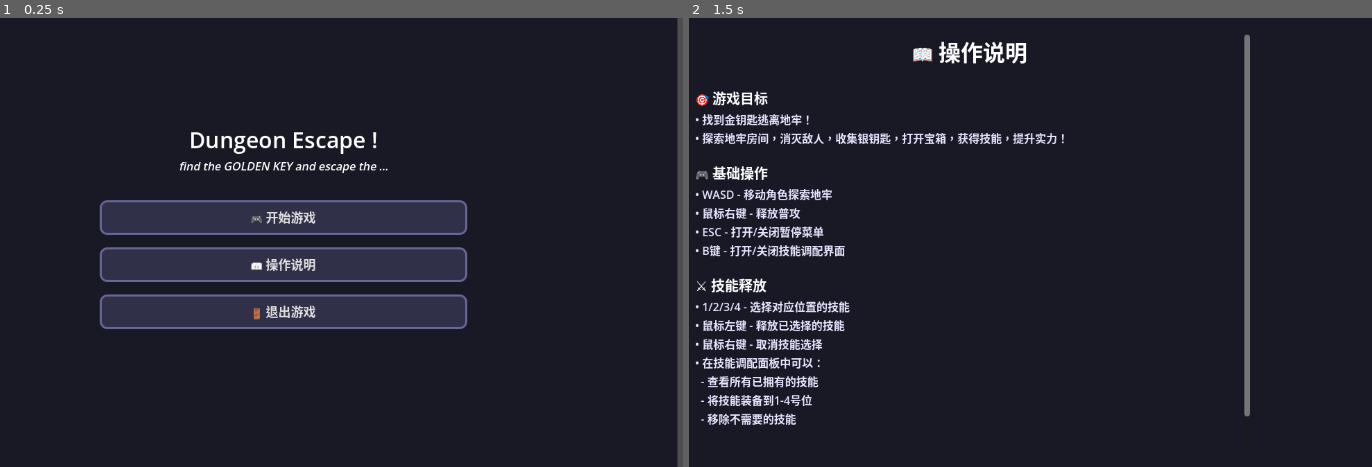
Above: before the commit, frames 1-2 (left to right).
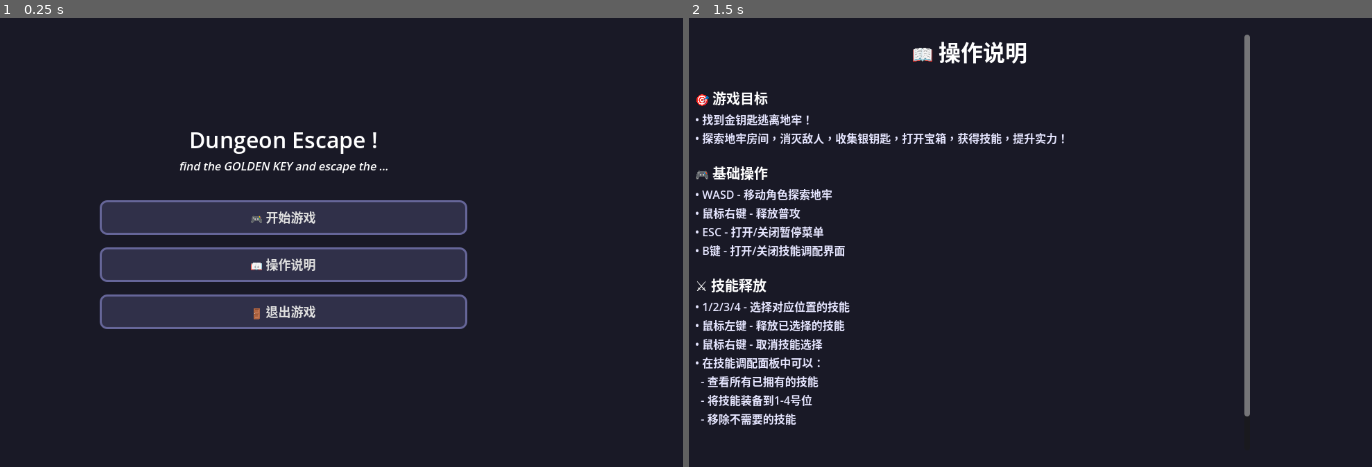
Above: after the commit, the same moments.

Repository: BXy213/Dungeon
Game: Godot game, scene res://Scenes/MainScene.tscn
The game is run twice, just before and just after one commit, with the same random seed, the same clock (stepped at 60 frames per second) and the same inputs.
Inputs (mouse positions are in pixels of both pictures, inside the frame that each line leads up to):
- Up to frame 1 (0.25 s): no input
- Up to frame 2 (1.5 s): click "📖 操作说明" at 0.5 s; tap Enter at 1.25 s; move the mouse to (1146, 220) at 1.27 s; hold D (move_right) from 1.28 s (still down); tap B at 1.35 s; click (1146, 220) at 1.42 s

The runs differ from the first frame. In frame 1, 0.9% of the frame differs, in the area x 99-100%, y 0-100%; in frame 2, nothing differs.

Commit message:
chore: Update .gitignore and MainScene layout for improved tracking and organization
Refine .gitignore to exclude all markdown files in the docs directory except for PROJECT_CONTEXT.md and PROJECT_SNAPSHOT.md. Update MainScene.tscn to include unique IDs for nodes, enhancing scene organization and management.

Diff:
--- a/Scenes/MainScene.tscn
+++ b/Scenes/MainScene.tscn
@@ -14,7 +14,7 @@
 corner_radius_bottom_right = 10
 corner_radius_bottom_left = 10
 
-[node name="MainMenu" type="Control"]
+[node name="MainMenu" type="Control" unique_id=1082201707]
 layout_mode = 3
 anchors_preset = 15
 anchor_right = 1.0
@@ -23,18 +23,16 @@
 grow_vertical = 2
 script = ExtResource("1_main_menu")
 
-[node name="Background" type="ColorRect" parent="."]
+[node name="Background" type="ColorRect" parent="." unique_id=1778296646]
 layout_mode = 1
 anchors_preset = 15
 anchor_right = 1.0
 anchor_bottom = 1.0
-offset_left = -8.0
-offset_right = -8.0
 grow_horizontal = 2
 grow_vertical = 2
 color = Color(0.1, 0.1, 0.15, 1)
 
-[node name="VBoxContainer" type="VBoxContainer" parent="."]
+[node name="VBoxContainer" type="VBoxContainer" parent="." unique_id=399429057]
 layout_mode = 1
 anchors_preset = 8
 anchor_left = 0.5
@@ -48,14 +46,14 @@
 grow_horizontal = 2
 grow_vertical = 2
 
-[node name="Title" type="Label" parent="VBoxContainer"]
+[node name="Title" type="Label" parent="VBoxContainer" unique_id=1308193344]
 layout_mode = 2
 theme_override_font_sizes/font_size = 48
 text = "Dungeon Escape !"
 horizontal_alignment = 1
 vertical_alignment = 1
 
-[node name="Subtitle" type="RichTextLabel" parent="VBoxContainer"]
+[node name="Subtitle" type="RichTextLabel" parent="VBoxContainer" unique_id=2027833397]
 custom_minimum_size = Vector2(300, 0)
 layout_mode = 2
 theme_override_font_sizes/normal_font_size = 16
@@ -64,40 +62,40 @@
 fit_content = true
 scroll_active = false
 
-[node name="SpacerTop" type="Control" parent="VBoxContainer"]
+[node name="SpacerTop" type="Control" parent="VBoxContainer" unique_id=1323831754]
 custom_minimum_size = Vector2(0, 30)
 layout_mode = 2
 
-[node name="StartButton" type="Button" parent="VBoxContainer"]
+[node name="StartButton" type="Button" parent="VBoxContainer" unique_id=755254038]
 custom_minimum_size = Vector2(250, 50)
 layout_mode = 2
 theme_override_font_sizes/font_size = 18
 theme_override_styles/normal = SubResource("StyleBoxFlat_1")
 text = "🎮 开始游戏"
 
-[node name="SpacerMiddle" type="Control" parent="VBoxContainer"]
+[node name="SpacerMiddle" type="Control" parent="VBoxContainer" unique_id=1098258191]
 custom_minimum_size = Vector2(0, 10)
 layout_mode = 2
 
-[node name="HelpButton" type="Button" parent="VBoxContainer"]
+[node name="HelpButton" type="Button" parent="VBoxContainer" unique_id=1665835572]
 custom_minimum_size = Vector2(250, 50)
 layout_mode = 2
 theme_override_font_sizes/font_size = 18
 theme_override_styles/normal = SubResource("StyleBoxFlat_1")
 text = "📖 操作说明"
 
-[node name="SpacerMiddle2" type="Control" parent="VBoxContainer"]
+[node name="SpacerMiddle2" type="Control" parent="VBoxContainer" unique_id=1220326188]
 custom_minimum_size = Vector2(0, 10)
 layout_mode = 2
 
-[node name="QuitButton" type="Button" parent="VBoxContainer"]
+[node name="QuitButton" type="Button" parent="VBoxContainer" unique_id=1196911246]
 custom_minimum_size = Vector2(250, 50)
 layout_mode = 2
 theme_override_font_sizes/font_size = 18
 theme_override_styles/normal = SubResource("StyleBoxFlat_1")
 text = "🚪 退出游戏"
 
-[node name="SpacerBottom" type="Control" parent="VBoxContainer"]
+[node name="SpacerBottom" type="Control" parent="VBoxContainer" unique_id=137097813]
 custom_minimum_size = Vector2(0, 20)
 layout_mode = 2
 
Not shown: 1 places in Scenes/MainScene.tscn that only renumber resources
Not shown, changed: .gitignore
